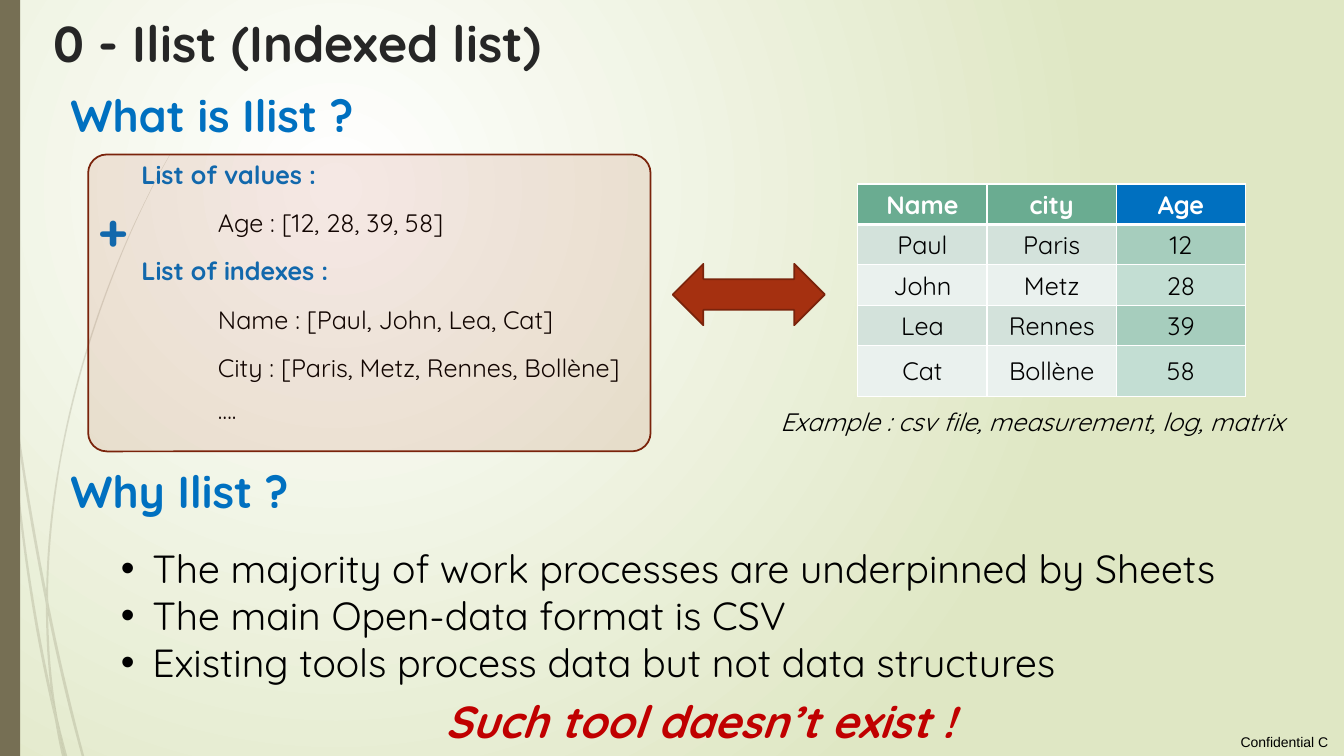
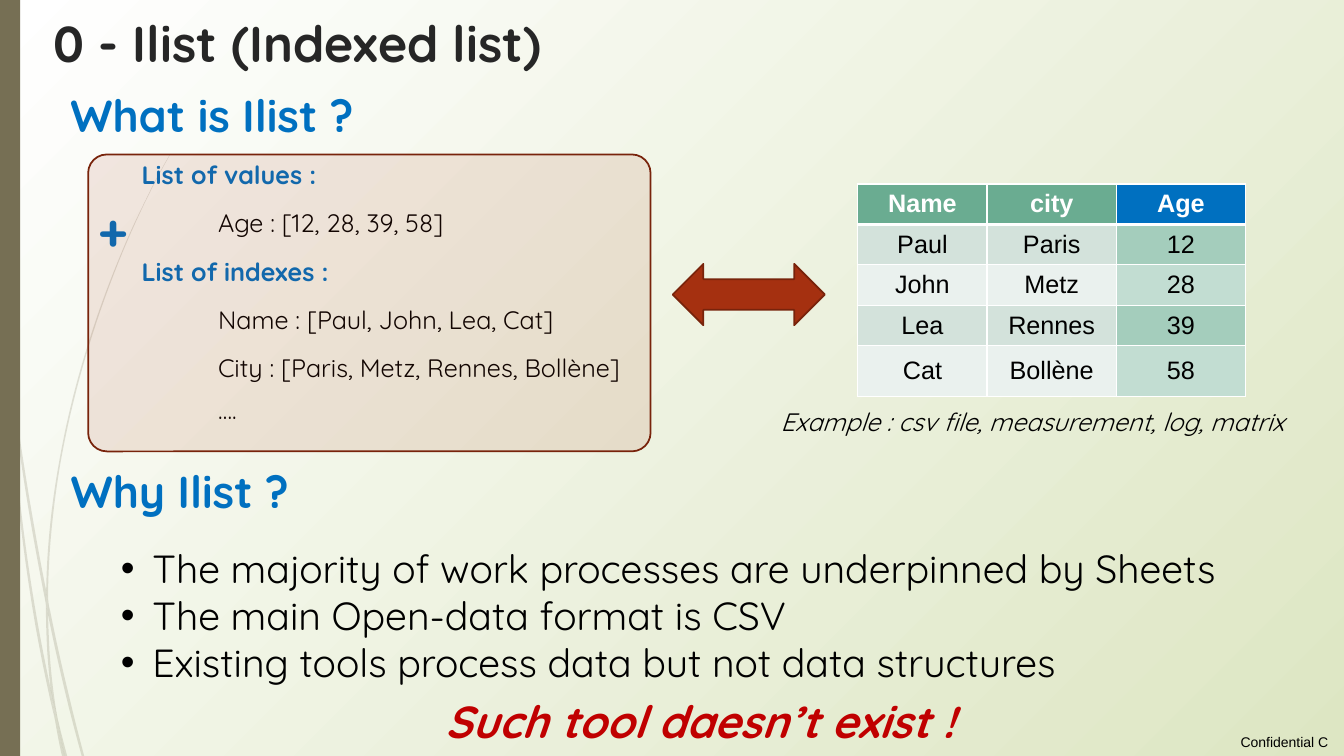
Before and after one commit to loco-philippe/Environmental-Sensing, a slide deck: slide 3 of documentation/ilist_technical.pptx. Drawn at 1344x756 pixels with LibreOffice and Linux fonts; fonts in the diff are those of the drawing. Boxes give left, top, right and bottom in pixels: in the first picture for what was removed or moved away, otherwise in the second. Text is boxed around its words. In the diff, an @@ line names an element or a change of style, - is before the commit and + after.

```diff
--- a/documentation/ilist_technical.pptx
+++ b/documentation/ilist_technical.pptx
@@ background gradient #FFFFFF to #DFE8C4 to gradient #FFFFFF to #DDE6C3 @@
@@ rounded rectangle at [88, 154, 650, 452]: outline #7A240C 1.25 pt to #78230B 1.25 pt @@
@@ table at [858, 185, 1245, 515] @@
@@ fill #D4E3DC to #D3E2DB in 4 cells @@
@@ fill #A6CDBD to #A4CDBC in 2 cells @@
@@ fill #EBF1EE to #EAF1EE in 4 cells @@
@@ fill #C3DED3 to #C2DDD2 in 2 cells @@
@@ font Quicksand to Arial @@
```
Also in this commit, not shown: 28 other slides changed, 1 slide added, 5 other files.
